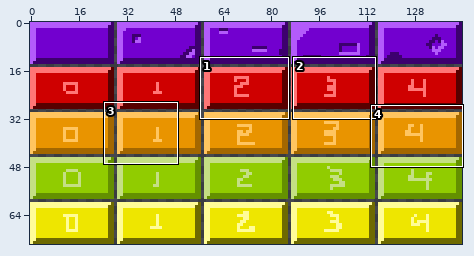
One commit to this pixel-art file: rsc/Blocks_atlas.aseprite. The picture above shows the old version from afar; the outline marks the close-up.
Close-up. The starting point:
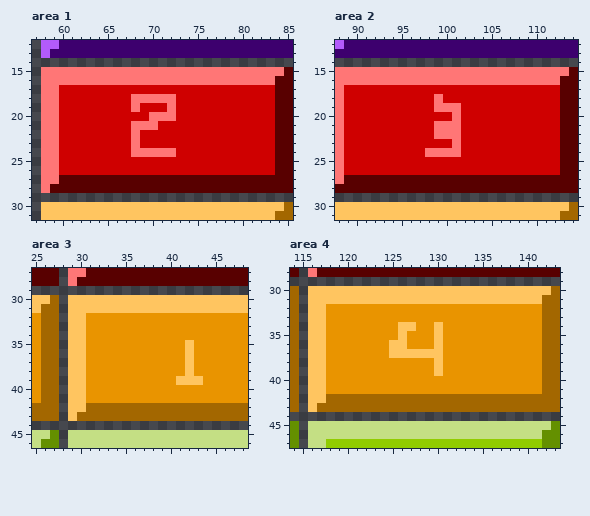
144x74 pixels, 1 frame. Shown: area 1: x 57..85, y 12..31; area 2: x 88..114, y 12..31; area 3: x 25..48, y 27..46; area 4: x 114..143, y 28..47. The commit also changed other parts of the picture, which this record leaves out.
Once edited:
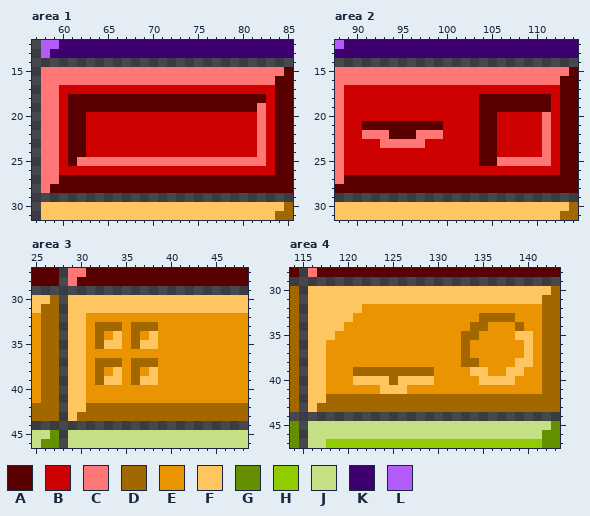
Palette (. is transparent): A #580000  B #cf0000  C #ff7676  D #a36700  E #e99400  F #ffc560  G #649000  H #91cc00  J #c4df84  K #3d006e  L #b35bfb
The exact change:
layer "RedG/Red" added
layer "RedG/Red_dets" added
layer "OrangeG/Orange" added
layer "OrangeG/Orange_dets" added
layer "Red" removed
layer "Orange" removed
layer "Yellow" removed
--- area 1, layers "RedG/Red_dets", "RedG/Red"
@@ x 57..85 @@
 17 .CCBBBBBBBBBBBBBBBBBBBBBBBBAA
-18 .CCBBBBBBBBCCCCCBBBBBBBBBBBAA
-19 .CCBBBBBBBBCBBBCBBBBBBBBBBBAA
-20 .CCBBBBBBBBBBCCCBBBBBBBBBBBAA
-21 .CCBBBBBBBBCCCBBBBBBBBBBBBBAA
-22 .CCBBBBBBBBCBBBBBBBBBBBBBBBAA
-23 .CCBBBBBBBBCBBBBBBBBBBBBBBBAA
-24 .CCBBBBBBBBCCCCCBBBBBBBBBBBAA
-25 .CCBBBBBBBBBBBBBBBBBBBBBBBBAA
+18 .CCBAAAAAAAAAAAAAAAAAAAAAABAA
+19 .CCBAAAAAAAAAAAAAAAAAAAAACBAA
+20 .CCBAABBBBBBBBBBBBBBBBBBBCBAA
+21 .CCBAABBBBBBBBBBBBBBBBBBBCBAA
+22 .CCBAABBBBBBBBBBBBBBBBBBBCBAA
+23 .CCBAABBBBBBBBBBBBBBBBBBBCBAA
+24 .CCBAABBBBBBBBBBBBBBBBBBBCBAA
+25 .CCBACCCCCCCCCCCCCCCCCCCCCBAA
 26 .CCBBBBBBBBBBBBBBBBBBBBBBBBAA
--- area 2, layers "RedG/Red_dets", "RedG/Red"
@@ x 88..114 @@
 17 CBBBBBBBBBBBBBBBBBBBBBBBBAA
-18 CBBBBBBBBBBCBBBBBBBBBBBBBAA
-19 CBBBBBBBBBBCCCBBBBBBBBBBBAA
-20 CBBBBBBBBBBBBCBBBBBBBBBBBAA
-21 CBBBBBBBBBBCCCBBBBBBBBBBBAA
-22 CBBBBBBBBBBCCCBBBBBBBBBBBAA
-23 CBBBBBBBBBBBBCBBBBBBBBBBBAA
-24 CBBBBBBBBBCCCCBBBBBBBBBBBAA
-25 CBBBBBBBBBBBBBBBBBBBBBBBBAA
+18 CBBBBBBBBBBBBBBBAAAAAAAABAA
+19 CBBBBBBBBBBBBBBBAAAAAAAABAA
+20 CBBBBBBBBBBBBBBBAABBBBBCBAA
+21 CBBAAAAAAAAABBBBAABBBBBCBAA
+22 CBBCCCAAACCCBBBBAABBBBBCBAA
+23 CBBBBCCCCCBBBBBBAABBBBBCBAA
+24 CBBBBBBBBBBBBBBBAABBBBBCBAA
+25 CBBBBBBBBBBBBBBBAACCCCCCBAA
 26 CBBBBBBBBBBBBBBBBBBBBBBBBAA
--- area 3, layers "OrangeG/Orange_dets", "OrangeG/Orange"
@@ x 30..45 @@
 32 FEEEEEEEEEEEEEEE
-33 FEEEEEEEEEEEEEEE
-34 FEEEEEEEEEEEEEEE
-35 FEEEEEEEEEEEFEEE
-36 FEEEEEEEEEEEFEEE
-37 FEEEEEEEEEEEFEEE
-38 FEEEEEEEEEEEFEEE
-39 FEEEEEEEEEEFFFEE
+33 FEDDDEDDDEEEEEEE
+34 FEDEFEDEFEEEEEEE
+35 FEDFFEDFFEEEEEEE
+36 FEEEEEEEEEEEEEEE
+37 FEDDDEDDDEEEEEEE
+38 FEDEFEDEFEEEEEEE
+39 FEDFFEDFFEEEEEEE
 40 FEEEEEEEEEEEEEEE
--- area 4, layers "OrangeG/Orange_dets", "OrangeG/Orange"
@@ x 114..143 @@
 31 D.FFFFFFFFFFFFFFFFFFFFFFFFFFDD
-32 D.FFEEEEEEEEEEEEEEEEEEEEEEEEDD
-33 D.FFEEEEEEEEEEEEEEEEEEEEEEEEDD
-34 D.FFEEEEEEEEFFEEFEEEEEEEEEEEDD
-35 D.FFEEEEEEEEFEEEFEEEEEEEEEEEDD
-36 D.FFEEEEEEEFFEEEFEEEEEEEEEEEDD
-37 D.FFEEEEEEEFFFFFFEEEEEEEEEEEDD
-38 D.FFEEEEEEEEEEEEFEEEEEEEEEEEDD
-39 D.FFEEEEEEEEEEEEFEEEEEEEEEEEDD
-40 D.FFEEEEEEEEEEEEEEEEEEEEEEEEDD
-41 D.FFEEEEEEEEEEEEEEEEEEEEEEEEDD
+32 D.FFFFFFEEEEEEEEEEEEEEEEEEEEDD
+33 D.FFFFFEEEEEEEEEEEEEEDDDDEEEDD
+34 D.FFFFEEEEEEEEEEEEEEDDEEEDEEDD
+35 D.FFFEEEEEEEEEEEEEEDDEEEEFFEDD
+36 D.FFEEEEEEEEEEEEEEEDEEEEEEFEDD
+37 D.FFEEEEEEEEEEEEEEEDEEEEEEFEDD
+38 D.FFEEEEEEEEEEEEEEEDDEEEEFFEDD
+39 D.FFEEEDDDDDDDDDEEEEFFEEFFEEDD
+40 D.FFEEEFFFFDFFFFEEEEEFFFFEEEDD
+41 D.FFEEEEEEFFFEEEEEEEEEEEEEEEDD
 42 D.FFDDDDDDDDDDDDDDDDDDDDDDDDDD
Boxes around the changes in both close-ups, in picture pixels (x1, y1, x2, y2):
changed: (68, 94, 266, 166)
changed: (362, 94, 551, 166)
changed: (95, 322, 203, 385)
changed: (326, 304, 533, 394)
